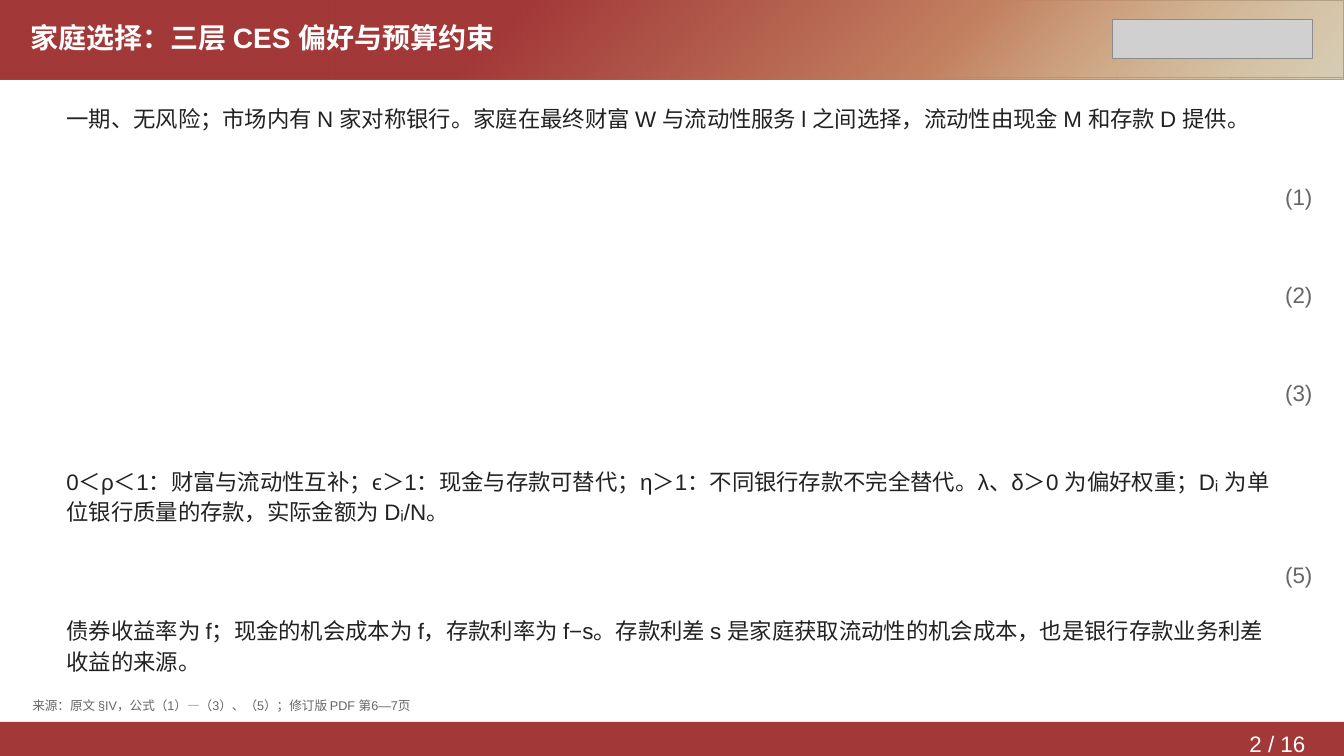
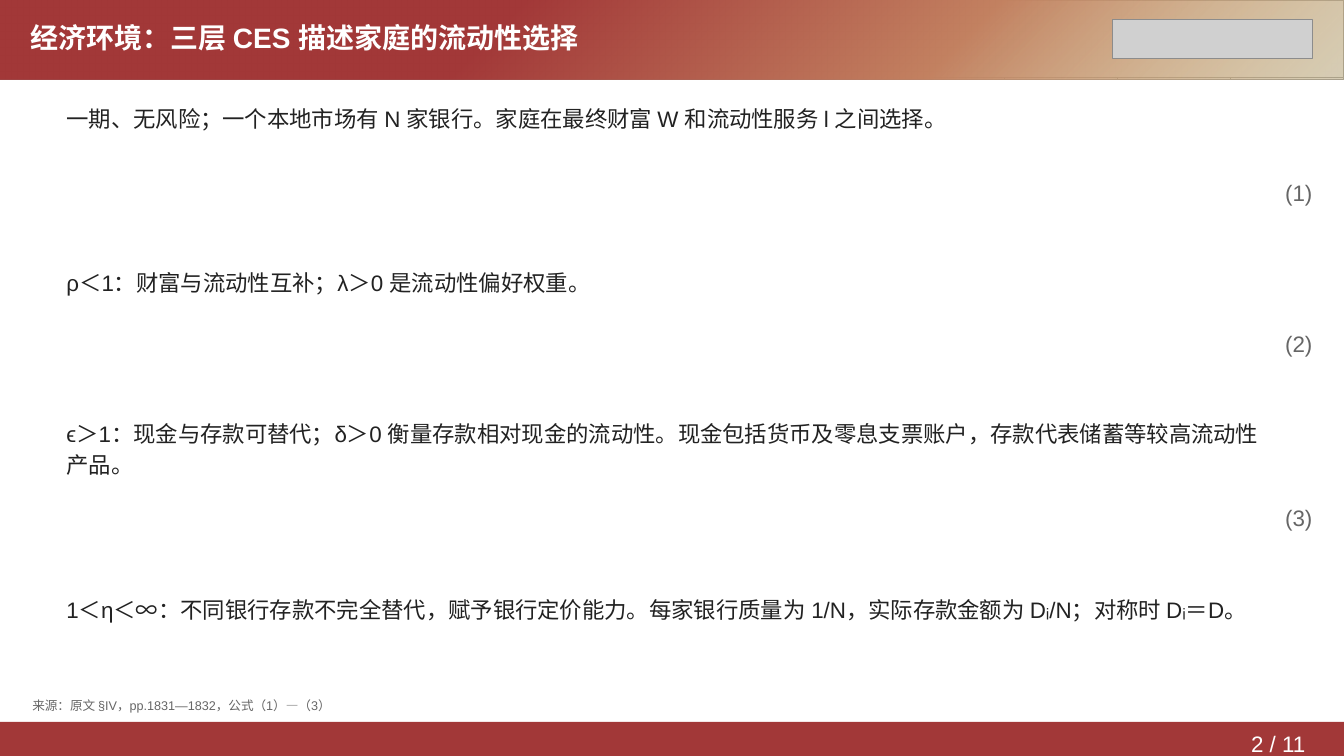
Before and after one commit to Yutingee/trial, a slide deck: slide 2 of deliverables/DepositsChannel-Model.pptx. Drawn at 1344x756 pixels with LibreOffice and Linux fonts; fonts in the diff are those of the drawing; grey boxes stand for pictures. Boxes give left, top, right and bottom in pixels: in the first picture for what was removed or moved away, otherwise in the second. Text is boxed around its words. In the diff, an @@ line names an element or a change of style, - is before the commit and + after.

```diff
--- a/deliverables/DepositsChannel-Model.pptx
+++ b/deliverables/DepositsChannel-Model.pptx
@@ text at (30, 24, 578, 51): text changed @@
-家庭选择：三层 CES 偏好与预算约束
+经济环境：三层 CES 描述家庭的流动性选择
@@ text at (66, 108, 947, 131): text changed @@
-一期、无风险；市场内有 N 家对称银行。家庭在最终财富 W 与流动性服务 l 之间选择，流动性由现金 M 和存款 D 提供。
+一期、无风险；一个本地市场有 N 家银行。家庭在最终财富 W 和流动性服务 l 之间选择。
@@ text "(1)": place and size @@
-text "(1)" at (1285, 189, 1312, 210)
+text "(1)" at (1285, 185, 1312, 206)
@@ text added at (66, 272, 591, 296), 16 pt, text #222222 @@
+ρ＜1：财富与流动性互补；λ＞0 是流动性偏好权重。
@@ text "(2)": place and size @@
-text "(2)" at (1285, 287, 1312, 308)
+text "(2)" at (1285, 336, 1312, 357)
@@ text added at (66, 423, 1258, 475), 16 pt, text #222222 @@
+ϵ＞1：现金与存款可替代；δ＞0 衡量存款相对现金的流动性。现金包括货币及零息支票账户，存款代表储蓄等较高流动性产品。
@@ text "(3)": place and size @@
-text "(3)" at (1285, 385, 1312, 406)
+text "(3)" at (1285, 510, 1312, 531)
@@ text removed at (1285, 567, 1312, 588) @@
-(5)
@@ text at (66, 600, 1247, 623): text changed @@
-0＜ρ＜1：财富与流动性互补；ϵ＞1：现金与存款可替代；η＞1：不同银行存款不完全替代。λ、δ＞0 为偏好权重；Dᵢ 为单位银行质量的存款，实际金额为 Dᵢ/N。
+1＜η＜∞：不同银行存款不完全替代，赋予银行定价能力。每家银行质量为 1/N，实际存款金额为 Dᵢ/N；对称时 Dᵢ＝D。
@@ text removed at (66, 620, 1264, 672) @@
-债券收益率为 f；现金的机会成本为 f，存款利率为 f−s。存款利差 s 是家庭获取流动性的机会成本，也是银行存款业务利差收益的来源。
@@ text at (32, 699, 331, 713): text changed @@
-来源：原文 §IV，公式（1）—（3）、（5）；修订版 PDF 第6—7页
+来源：原文 §IV，pp.1831—1832，公式（1）—（3）
@@ text at (1251, 736, 1305, 752): text changed @@
-2 / 16
+2 / 11
```
Also in this commit, not shown: 9 other slides changed, 1 slide added, 6 slides removed, 2 other files.
